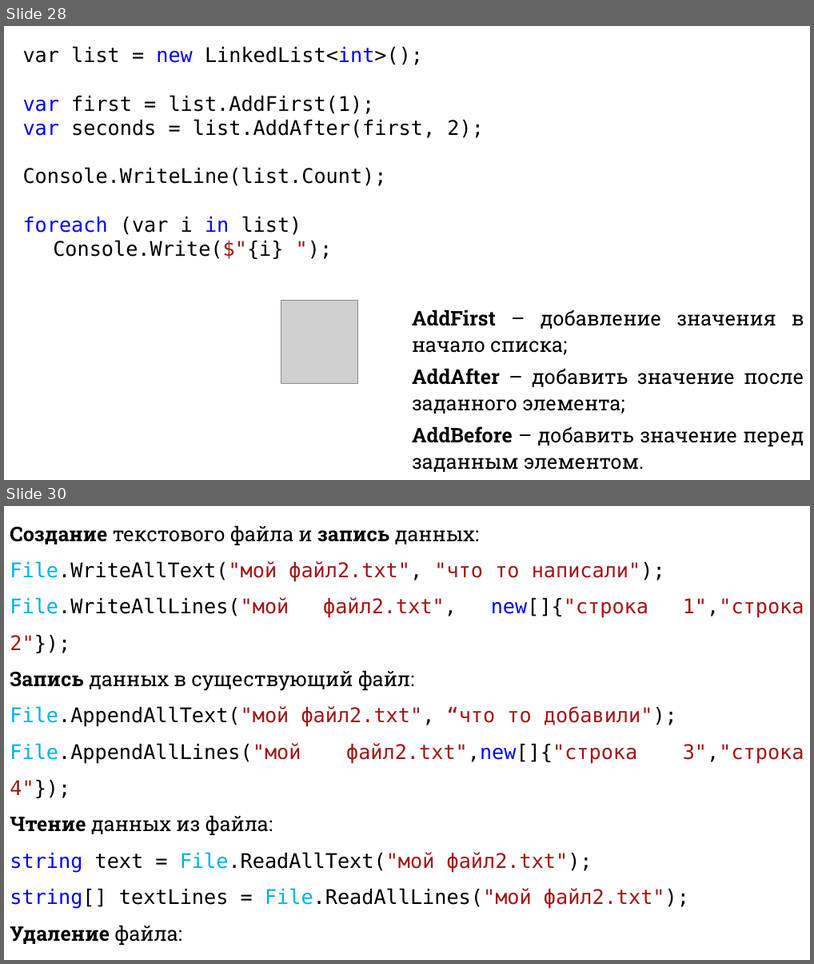
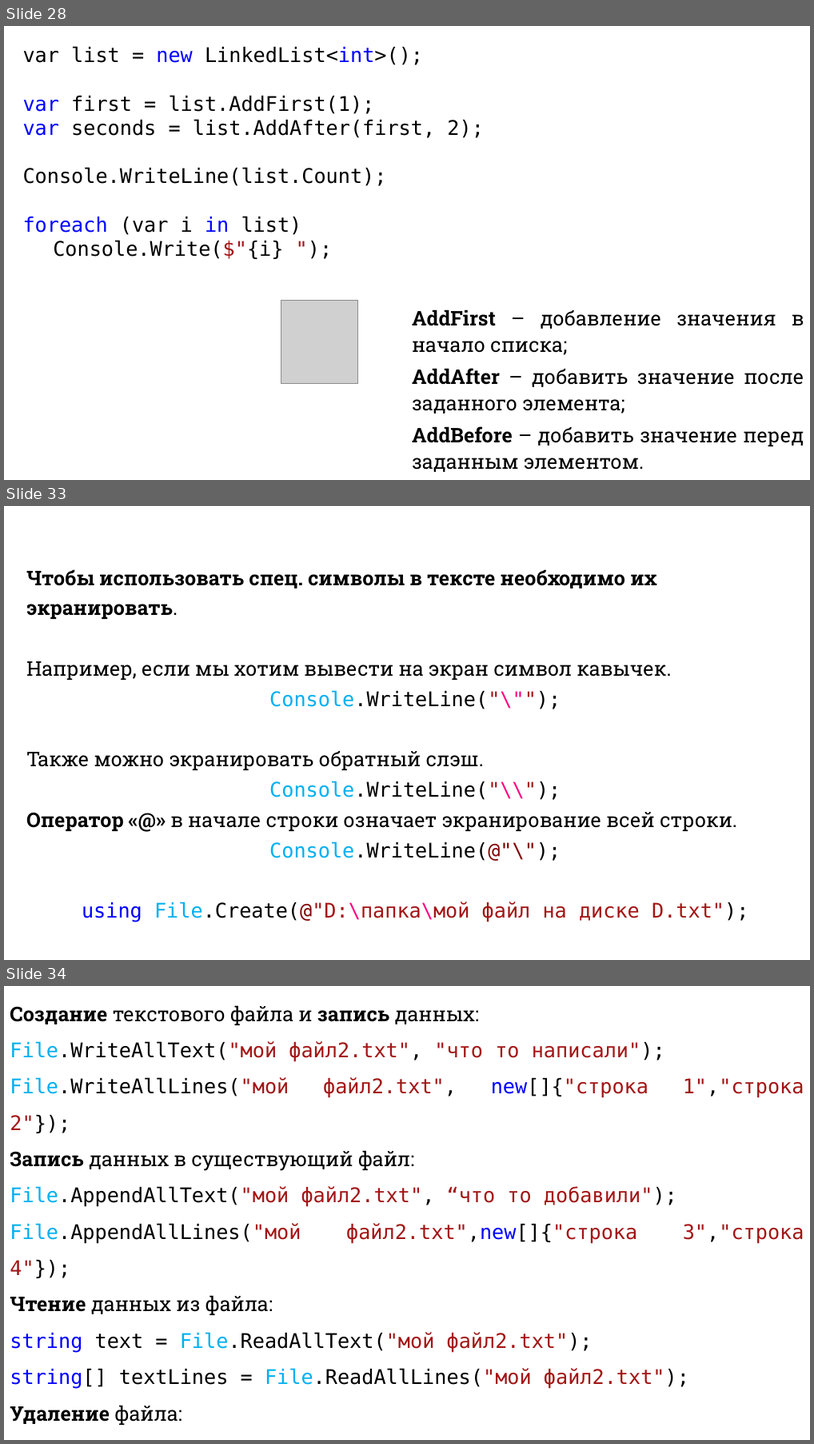
Before and after one commit to DaniilKlyukin/ITiP-1, a slide deck: Лекции/ИТиП лек 4 (лр 4).pptx. Shown one above the other, each under a label of ours: slides 28 and 30 before the commit, slides 28, 33 and 34 after it; the slides between them are not shown. The pictures are 814x964 and 814x1444 pixels, drawn with LibreOffice and Linux fonts; fonts in the diff are those of the drawing; grey boxes stand for pictures. Boxes give left, top, right and bottom in pixels: in the first picture for what was removed or moved away, otherwise in the second. Text is boxed around its words. In the diff, an @@ line names an element or a change of style, - is before the commit and + after.

```diff
--- a/Лекции/ИТиП лек 4 (лр 4).pptx
+++ b/Лекции/ИТиП лек 4 (лр 4).pptx
@@ slide 33 added at <box>4,506,810,960</box>, background #FFFFFF @@
@@ text added at <box>26,570,749,922</box>, 24 pt, text #000000 @@
+Чтобы использовать спец. символы в тексте необходимо их экранировать.
+Например, если мы хотим вывести на экран символ кавычек.
+Console.WriteLine("\"");
+Также можно экранировать обратный слэш.
+Console.WriteLine("\\");
+Оператор «@» в начале строки означает экранирование всей строки.
+Console.WriteLine(@"\");
+using File.Create(@"D:\папка\мой файл на диске D.txt");
@@ what was slide 30 is now slide 34 @@
```
Also in this commit, not shown: 2 slides changed, 5 other slides added.
